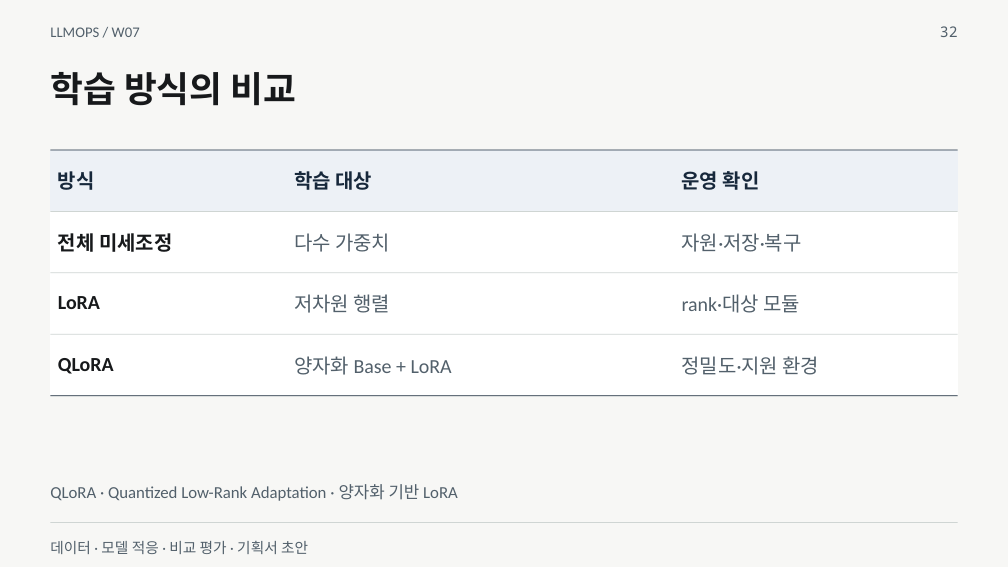
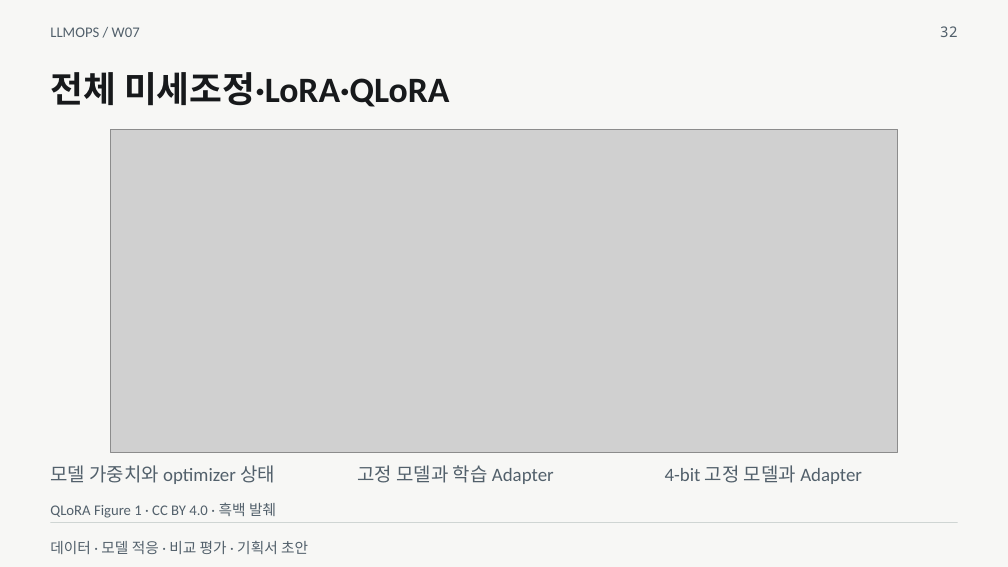
Before and after one commit to smilesjcha/llmops-16week, a slide deck: slide 32 of week07/lecture/07_week7_model_adaptation_project.pptx. Drawn at 1008x567 pixels with LibreOffice and Linux fonts; fonts in the diff are those of the drawing; grey boxes stand for pictures. Boxes give left, top, right and bottom in pixels: in the first picture for what was removed or moved away, otherwise in the second. Text is boxed around its words. In the diff, an @@ line names an element or a change of style, - is before the commit and + after.

```diff
--- a/week07/lecture/07_week7_model_adaptation_project.pptx
+++ b/week07/lecture/07_week7_model_adaptation_project.pptx
@@ text at [50,72,449,107]: text changed @@
-학습 방식의 비교
+전체 미세조정·LoRA·QLoRA
@@ picture added at [110,129,898,452] @@
@@ table removed at [51,150,957,395], 4 rows, 3 columns @@
-방식 | 학습 대상 | 운영 확인
-전체 미세조정 | 다수 가중치 | 자원·저장·복구
-LoRA | 저차원 행렬 | rank·대상 모듈
-QLoRA | 양자화 Base + LoRA | 정밀도·지원 환경
@@ rectangle removed at [51,150,958,150] @@
@@ rectangle removed at [51,211,958,212] @@
@@ rectangle removed at [51,272,958,273] @@
@@ rectangle removed at [51,334,958,335] @@
@@ rectangle removed at [51,395,958,396] @@
@@ text added at [50,465,275,484], 18 pt, text #52606B @@
+모델 가중치와 optimizer 상태
@@ text added at [357,465,554,484], 18 pt, text #52606B @@
+고정 모델과 학습 Adapter
@@ text added at [665,465,862,484], 18 pt, text #52606B @@
+4-bit 고정 모델과 Adapter
@@ text removed at [50,484,458,501] @@
-QLoRA · Quantized Low-Rank Adaptation · 양자화 기반 LoRA
@@ text added at [50,502,276,518], 14 pt, text #52606B @@
+QLoRA Figure 1 · CC BY 4.0 · 흑백 발췌
```
Also in this commit, not shown: 9 other slides changed, 1 slide added, 1 slide removed, 30 other files.
